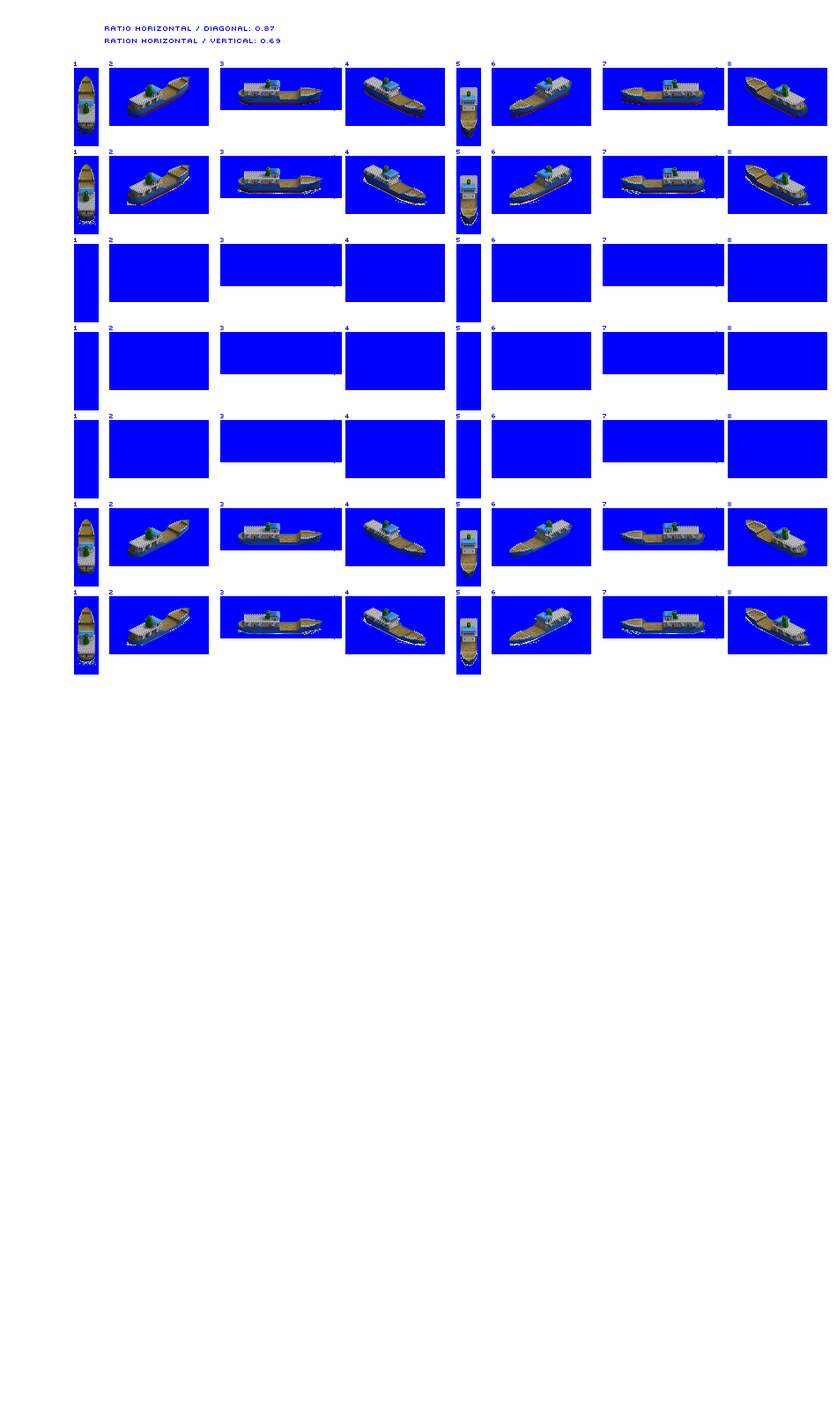
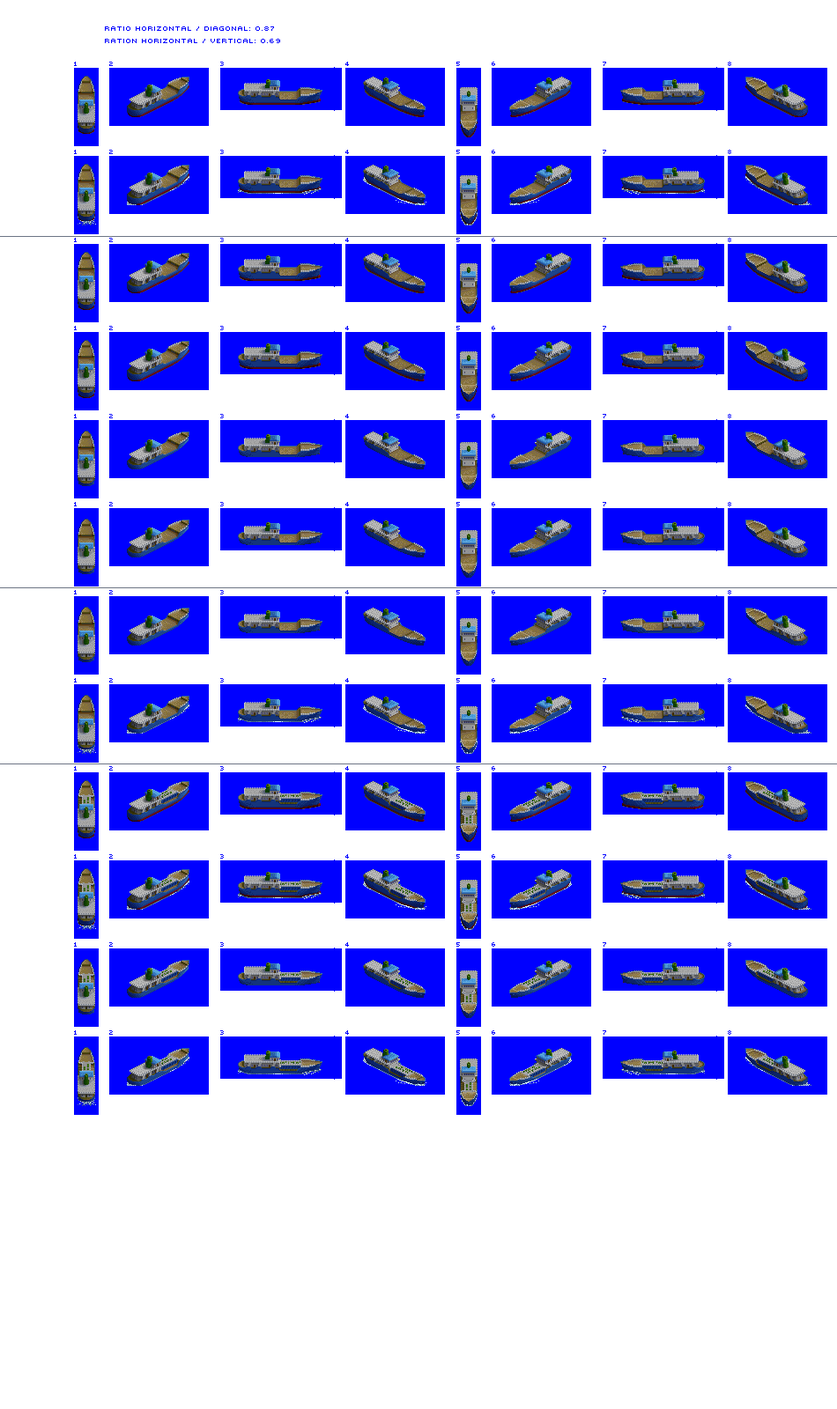
Before/after of a 837px x 1409px layered artwork. What changed in the layer stack:
painted on "prop / bow wash" over [77,616,812,1107]
added layer "tanker" above "Island Trader" over [78,787,775,1095]
painted on "Island Trader" over [77,251,808,1107]
painted on "blue bg" over [0,236,837,1116]
